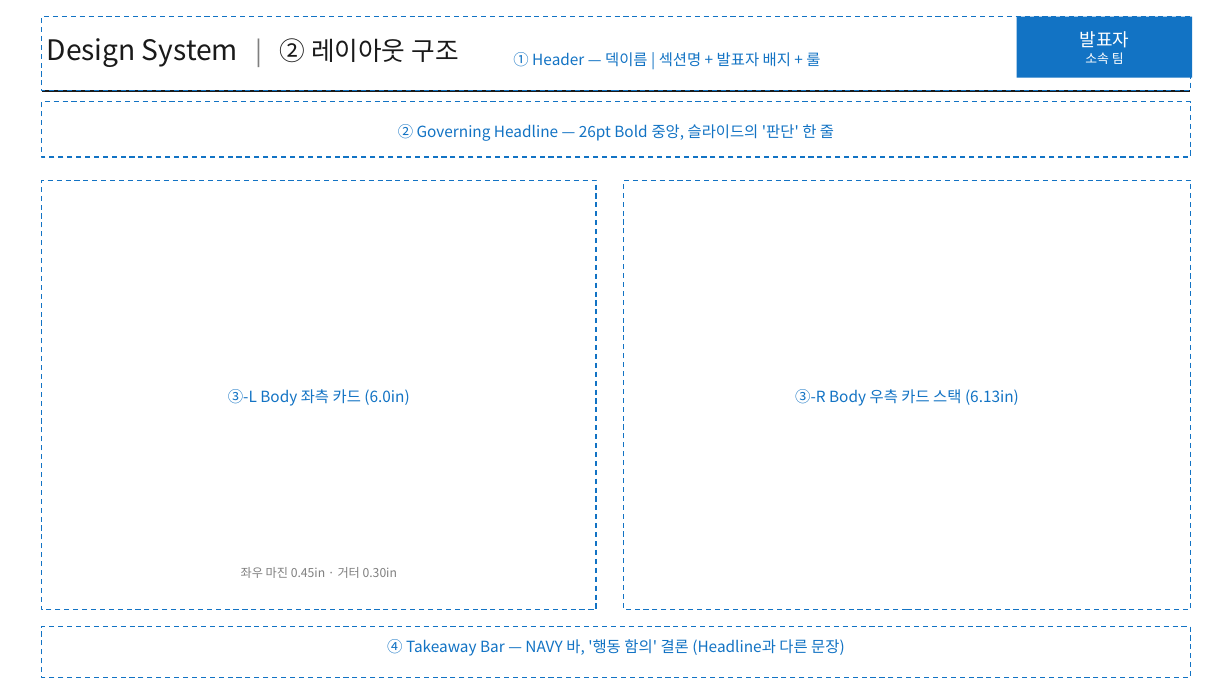
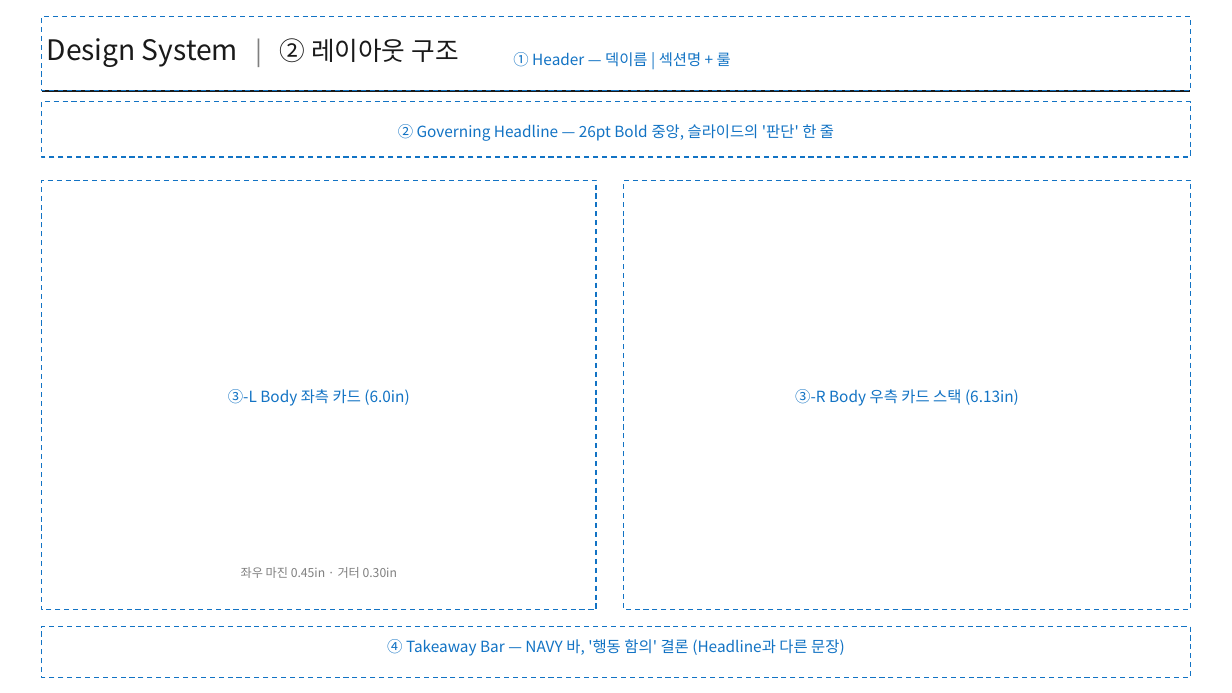
Before and after one commit to cscw95/idea-pitch-design-system, a slide deck: slide 3 of ppt/idea_pitch_template.pptx. Drawn at 1232x693 pixels with LibreOffice and Linux fonts; fonts in the diff are those of the drawing. Boxes give left, top, right and bottom in pixels: in the first picture for what was removed or moved away, otherwise in the second. Text is boxed around its words. In the diff, an @@ line names an element or a change of style, - is before the commit and + after.

Commit message:
Remove presenter badge from header; rename skill to skt-ppt

```diff
--- a/ppt/idea_pitch_template.pptx
+++ b/ppt/idea_pitch_template.pptx
@@ rectangle removed at (1017,17,1192,78) @@
-발표자
-소속 팀
@@ text at (513,52,731,67): text changed @@
-① Header — 덱이름 | 섹션명 + 발표자 배지 + 룰
+① Header — 덱이름 | 섹션명 + 룰
```
Also in this commit, not shown: 6 other slides changed, 18 other files.
